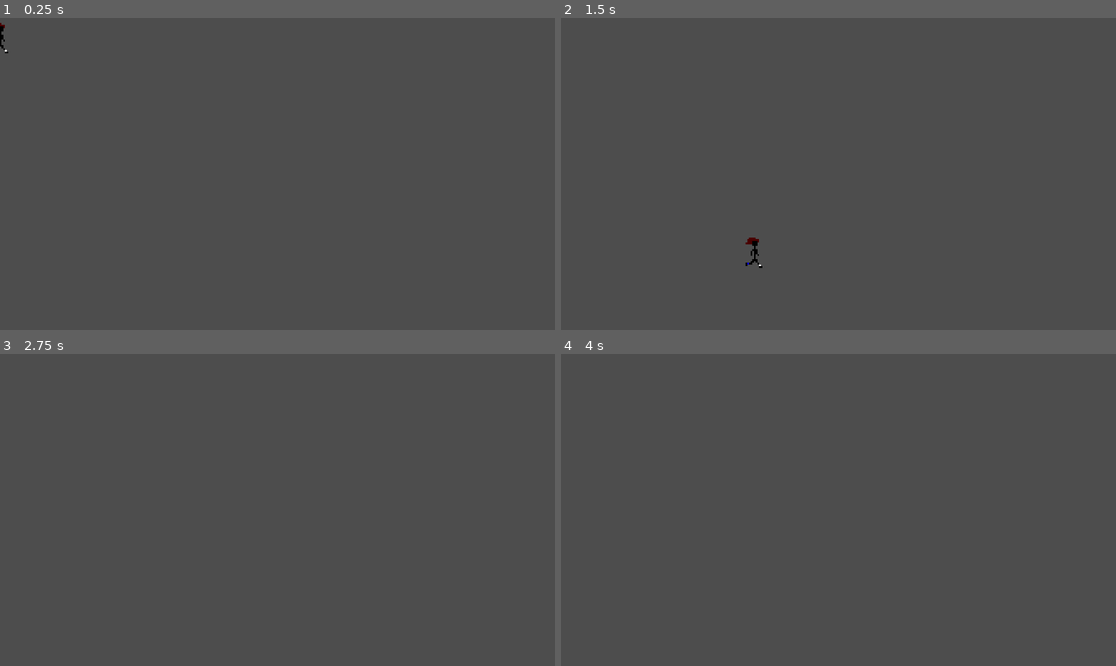
Above: before the commit, frames 1-4 (two rows, left to right).
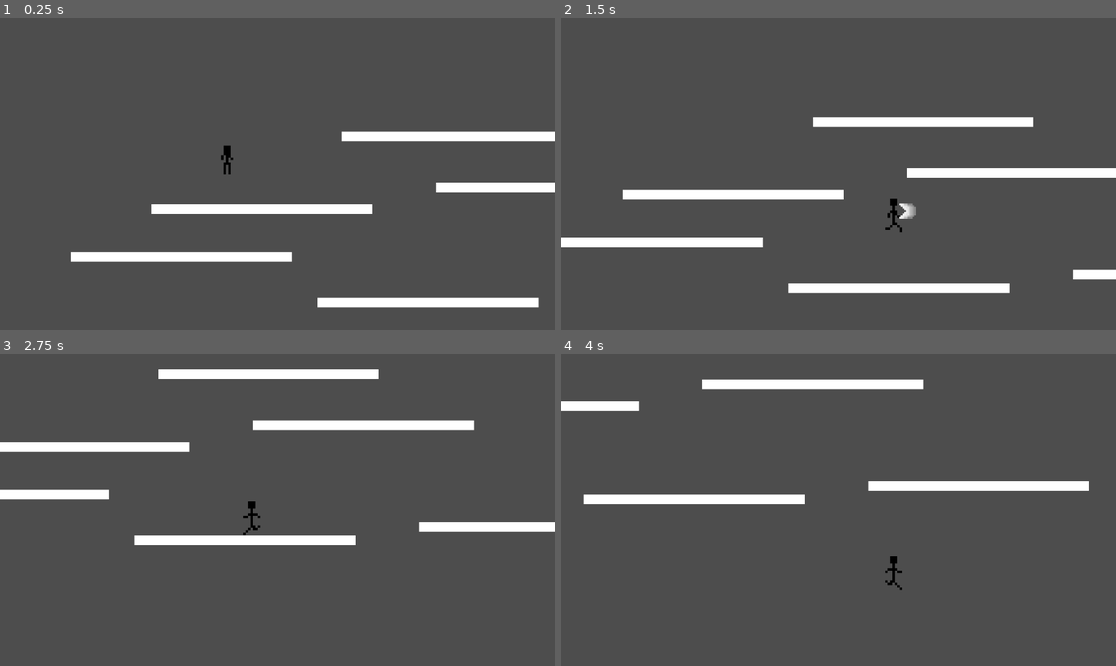
Above: after the commit, the same moments.

Repository: Elijahlenhard/PlaceholderPlatformer
Game: Godot game, scene res://world.tscn
The game is run twice, just before and just after one commit, with the same random seed, the same clock (stepped at 60 frames per second) and the same inputs. Before the commit the project starts from res://character_body_2d.tscn.
Inputs:
- Up to frame 1 (0.25 s): no input
- Up to frame 2 (1.5 s): hold Right (move_right) from 0.53 s (still down); tap C (dash) at 0.6 s; tap Z (jump) at 0.77 s; tap X (attack, bound only after the commit) at 0.8, 1.35 s
- Up to frame 3 (2.75 s): tap Z (jump) at 1.52 s; tap C (dash) at 1.55, 2.1 s; release Right (move_right) at 2.03 s; hold Left (move_left) from 2.03 s (still down); tap X (attack, bound only after the commit) at 2.3 s
- Up to frame 4 (4 s): release Left (move_left) at 2.78 s; hold Right (move_right) from 2.78 s (still down); tap X (attack, bound only after the commit) at 2.85, 3.8 s; tap Z (jump) at 3.02, 3.77 s; tap C (dash) at 3.05, 3.6 s

The runs differ from the first frame. In frame 1, 5.9% of the frame differs, in the area x 0-100%, y 1-93%; in frame 2, 6.6%, in the area x 0-100%, y 31-89%; in frame 3, 6.4%; in frame 4, 4.4%.

Commit message:
Added animations for running, idle and a basic attack animation

Diff:
--- /dev/null
+++ b/Attack.gd
@@ -0,0 +1,23 @@
+extends Node2D
+
+var flipped
+# Called when the node enters the scene tree for the first time.
+func _ready():
+	pass
+
+
+# Called every frame. 'delta' is the elapsed time since the previous frame.
+func _process(delta):
+	$AnimatedSprite2D.play()
+
+
+	await($AnimatedSprite2D.animation_finished)
+	queue_free()
+
+func init(position_root, flip):
+	$AnimatedSprite2D.flip_h = flip
+
+	if(!flip):
+		position.x +=30
+	else:
+		position.x -=30
--- /dev/null
+++ b/Attack.tscn
@@ -0,0 +1,52 @@
+[gd_scene load_steps=8 format=3 uid="uid://dt0okr53j0s3"]
+
+[ext_resource type="Script" path="res://Attack.gd" id="1_x7k5r"]
+[ext_resource type="Texture2D" uid="uid://rfpf6yt3k2aj" path="res://Sprites/Attacks/sprite_0.png" id="2_p8ghp"]
+[ext_resource type="Texture2D" uid="uid://ddbyadb4r7wdm" path="res://Sprites/Attacks/sprite_1.png" id="3_hk0jg"]
+[ext_resource type="Texture2D" uid="uid://bnfh4w2p10lfr" path="res://Sprites/Attacks/sprite_2.png" id="4_n65fn"]
+[ext_resource type="Texture2D" uid="uid://8t5iit8777ec" path="res://Sprites/Attacks/sprite_3.png" id="5_arm7p"]
+
+[sub_resource type="SpriteFrames" id="SpriteFrames_2ohwc"]
+animations = [{
+"frames": [{
+"duration": 1.0,
+"texture": ExtResource("2_p8ghp")
+}, {
+"duration": 1.0,
+"texture": ExtResource("3_hk0jg")
+}, {
+"duration": 1.0,
+"texture": ExtResource("4_n65fn")
+}, {
+"duration": 1.0,
+"texture": ExtResource("5_arm7p")
+}],
+"loop": false,
+"name": &"default",
+"speed": 24.0
+}]
+
+[sub_resource type="GDScript" id="GDScript_ks0v7"]
+script/source = "extends AnimatedSprite2D
+
+
+# Called when the node enters the scene tree for the first time.
+func _ready():
+	pass # Replace with function body.
+
+
+# Called every frame. 'delta' is the elapsed time since the previous frame.
+func _process(delta):
+	pass
+"
+
+[node name="Node2D" type="Node2D"]
+script = ExtResource("1_x7k5r")
+
+[node name="AnimatedSprite2D" type="AnimatedSprite2D" parent="."]
+texture_filter = 1
+position = Vector2(4.54747e-13, 5)
+rotation = -6.28319
+scale = Vector2(3.5, 3.5)
+sprite_frames = SubResource("SpriteFrames_2ohwc")
+script = SubResource("GDScript_ks0v7")
--- a/Scripts/Player/playerMove.gd
+++ b/Scripts/Player/playerMove.gd
@@ -73,18 +73,26 @@
 
 	if velocity.length() > 0:
 		$AnimatedSprite2D.play()
-	else:
-		$AnimatedSprite2D.stop()
 
 	move_and_slide()
 
+
+	#TODO WIP for animation calls going to cause problems later
 	if velocity.x != 0:
 		$AnimatedSprite2D.animation = "walk"
-		$AnimatedSprite2D.flip_v = false
-		# See the note below about boolean assignment.
-		$AnimatedSprite2D.flip_h = velocity.x < 0
+	if velocity.x == 0:
+		$AnimatedSprite2D.animation = "idle"
 
-	print_debug(velocity)
+	$AnimatedSprite2D.flip_h = dash_direction.x < 0
+
+	if Input.is_action_just_pressed("attack"):
+		var attack = load("res://Attack.tscn")
+		var attack_instance = attack.instantiate()
+		attack_instance.set_name("attack")
+		add_child(attack_instance)
+		attack_instance.init(position, $AnimatedSprite2D.flip_h)
+
+	#print_debug(velocity)
 
 func apply_gravity(delta):
 	var linear = 1200
@@ -100,20 +108,20 @@
 		time_jumping += delta
 
 func run_right(delta):
-	var acceleration = 1.1
+	var multiplier = 1.1
 	var linear = 20
 	if(velocity.x<0||velocity.x>(top_speed+25)):
 		decelerate(delta, 2)
 	elif(velocity.x<top_speed):
-		velocity.x = velocity.x*acceleration + linear
+		velocity.x = velocity.x*multiplier + linear
 
 func run_left(delta):
-	var acceleration = 1.1
+	var multiplier = 1.1
 	var linear = -20
 	if(velocity.x>0 ||velocity.x<-(top_speed+25)):
 		decelerate(delta, 2)
 	elif(velocity.x>-top_speed):
-		velocity.x = velocity.x*acceleration + linear
+		velocity.x = velocity.x*multiplier + linear
 
 func decelerate(delta, rate):
 	if(is_dashing):
--- a/character_body_2d.tscn
+++ b/character_body_2d.tscn
@@ -1,31 +1,89 @@
-[gd_scene load_steps=5 format=3 uid="uid://cyb4hippeoqe8"]
+[gd_scene load_steps=18 format=3 uid="uid://cyb4hippeoqe8"]
 
 [ext_resource type="Script" path="res://Scripts/Player/playerMove.gd" id="1_spfjk"]
-[ext_resource type="Texture2D" uid="uid://dlgpm1uservkk" path="res://Sprites/Player/character_sprite.png" id="2_rbtkd"]
+[ext_resource type="Texture2D" uid="uid://dbdb0r0olncvw" path="res://Sprites/Player/Idle/Idle-1.png" id="2_3vc47"]
+[ext_resource type="Texture2D" uid="uid://cld1jaqgw6gls" path="res://Sprites/Player/Running/Running0.png" id="2_4t3nb"]
+[ext_resource type="Texture2D" uid="uid://vp2i5uipq7nl" path="res://Sprites/Player/Idle/Idle-2.png" id="3_dr2n3"]
+[ext_resource type="Texture2D" uid="uid://gaqhjqkv3wwo" path="res://Sprites/Player/Running/Running1.png" id="3_mrids"]
+[ext_resource type="Texture2D" uid="uid://cfdbb7uh8n33n" path="res://Sprites/Player/Running/Running2.png" id="4_42q4c"]
+[ext_resource type="Texture2D" uid="uid://dtp0x2btswrtt" path="res://Sprites/Player/Idle/Idle-3.png" id="4_qyv1b"]
+[ext_resource type="Texture2D" uid="uid://lqrx2lq5bnsw" path="res://Sprites/Player/Idle/Idle-4.png" id="5_ue74k"]
+[ext_resource type="Texture2D" uid="uid://8ucy2hsibb0i" path="res://Sprites/Player/Running/Running3.png" id="5_yl00w"]
+[ext_resource type="Texture2D" uid="uid://csbwikj1adla2" path="res://Sprites/Player/Idle/Idle-5.png" id="6_ku5ll"]
+[ext_resource type="Texture2D" uid="uid://b526ilvtn5c0b" path="res://Sprites/Player/Running/Running4.png" id="6_rrfvc"]
+[ext_resource type="Texture2D" uid="uid://dqkcpoao3d07a" path="res://Sprites/Player/Running/Running5.png" id="7_m11sf"]
+[ext_resource type="Texture2D" uid="uid://b61kspguyxvi3" path="res://Sprites/Player/Idle/Idle-6.png" id="7_njd6s"]
+[ext_resource type="Texture2D" uid="uid://uvgmosgciwqo" path="res://Sprites/Player/Idle/Idle-7.png" id="8_a51y2"]
+[ext_resource type="Texture2D" uid="uid://e4j4gdn300n5" path="res://Sprites/Player/Idle/Idle-8.png" id="9_hem88"]
 
 [sub_resource type="SpriteFrames" id="SpriteFrames_ysnm3"]
 animations = [{
 "frames": [{
 "duration": 1.0,
-"texture": ExtResource("2_rbtkd")
+"texture": ExtResource("2_3vc47")
+}, {
+"duration": 1.0,
+"texture": ExtResource("3_dr2n3")
+}, {
+"duration": 1.0,
+"texture": ExtResource("4_qyv1b")
+}, {
+"duration": 1.0,
+"texture": ExtResource("5_ue74k")
+}, {
+"duration": 1.0,
+"texture": ExtResource("6_ku5ll")
+}, {
+"duration": 1.0,
+"texture": ExtResource("7_njd6s")
+}, {
+"duration": 1.0,
+"texture": ExtResource("8_a51y2")
+}, {
+"duration": 1.0,
+"texture": ExtResource("9_hem88")
+}],
+"loop": true,
+"name": &"idle",
+"speed": 10.0
+}, {
+"frames": [{
+"duration": 1.0,
+"texture": ExtResource("2_4t3nb")
+}, {
+"duration": 1.0,
+"texture": ExtResource("3_mrids")
+}, {
+"duration": 1.0,
+"texture": ExtResource("4_42q4c")
+}, {
+"duration": 1.0,
+"texture": ExtResource("5_yl00w")
+}, {
+"duration": 1.0,
+"texture": ExtResource("6_rrfvc")
+}, {
+"duration": 1.0,
+"texture": ExtResource("7_m11sf")
 }],
 "loop": true,
 "name": &"walk",
-"speed": 5.0
+"speed": 12.0
 }]
 
 [sub_resource type="RectangleShape2D" id="RectangleShape2D_5bsr8"]
-size = Vector2(36, 63)
+size = Vector2(36, 66)
 
 [node name="CharacterBody2D" type="CharacterBody2D"]
 script = ExtResource("1_spfjk")
 
 [node name="AnimatedSprite2D" type="AnimatedSprite2D" parent="."]
 texture_filter = 1
-scale = Vector2(3.5, 3.5)
+position = Vector2(2.5, 3.5)
+scale = Vector2(5, 5)
 sprite_frames = SubResource("SpriteFrames_ysnm3")
-animation = &"walk"
+animation = &"idle"
 
 [node name="CollisionShape2D" type="CollisionShape2D" parent="."]
-position = Vector2(0, 3.5)
+position = Vector2(0, 11)
 shape = SubResource("RectangleShape2D_5bsr8")
--- a/project.godot
+++ b/project.godot
@@ -11,7 +11,7 @@
 [application]
 
 config/name="PlaceHolderPlatformer"
-run/main_scene="res://character_body_2d.tscn"
+run/main_scene="res://world.tscn"
 config/features=PackedStringArray("4.1", "Forward Plus")
 config/icon="res://icon.svg"
 
@@ -47,3 +47,8 @@
 "events": [Object(InputEventKey,"resource_local_to_scene":false,"resource_name":"","device":-1,"window_id":0,"alt_pressed":false,"shift_pressed":false,"ctrl_pressed":false,"meta_pressed":false,"pressed":false,"keycode":0,"physical_keycode":67,"key_label":0,"unicode":99,"echo":false,"script":null)
 ]
 }
+attack={
+"deadzone": 0.5,
+"events": [Object(InputEventKey,"resource_local_to_scene":false,"resource_name":"","device":-1,"window_id":0,"alt_pressed":false,"shift_pressed":false,"ctrl_pressed":false,"meta_pressed":false,"pressed":false,"keycode":0,"physical_keycode":88,"key_label":0,"unicode":120,"echo":false,"script":null)
+]
+}
--- a/world.tscn
+++ b/world.tscn
@@ -16,7 +16,7 @@
 position = Vector2(232, 116)
 
 [node name="Platform" type="StaticBody2D" parent="."]
-position = Vector2(339, 184)
+position = Vector2(1009, 435)
 
 [node name="MeshInstance2D" type="MeshInstance2D" parent="Platform"]
 position = Vector2(230, 0)
@@ -52,7 +52,7 @@
 shape = SubResource("RectangleShape2D_wvah6")
 
 [node name="Platform4" type="StaticBody2D" parent="."]
-position = Vector2(634, 268)
+position = Vector2(664, 225)
 
 [node name="MeshInstance2D" type="MeshInstance2D" parent="Platform4"]
 position = Vector2(230.5, -0.999969)
@@ -64,7 +64,7 @@
 shape = SubResource("RectangleShape2D_wvah6")
 
 [node name="Platform5" type="StaticBody2D" parent="."]
-position = Vector2(590, 353)
+position = Vector2(-792, 374)
 
 [node name="MeshInstance2D" type="MeshInstance2D" parent="Platform5"]
 position = Vector2(230.5, -2)
@@ -76,7 +76,7 @@
 shape = SubResource("RectangleShape2D_wvah6")
 
 [node name="Platform6" type="StaticBody2D" parent="."]
-position = Vector2(155, 457)
+position = Vector2(416, 467)
 
 [node name="MeshInstance2D" type="MeshInstance2D" parent="Platform6"]
 position = Vector2(232.5, -3.99997)
@@ -109,6 +109,6 @@
 bus = &"Music"
 
 [node name="Camera2D" type="Camera2D" parent="." node_paths=PackedStringArray("target")]
-position = Vector2(210, 17)
+position = Vector2(429, 253)
 script = ExtResource("3_52qx8")
 target = NodePath("../Player")
Binary file added: Sprites/Attacks/sprite_0.png
Not shown, added: Sprites/Attacks/sprite_0.png.import
Binary file added: Sprites/Attacks/sprite_1.png
Not shown, added: Sprites/Attacks/sprite_1.png.import
Binary file added: Sprites/Attacks/sprite_2.png
Not shown, added: Sprites/Attacks/sprite_2.png.import
Binary file added: Sprites/Attacks/sprite_3.png
Not shown, added: Sprites/Attacks/sprite_3.png.import
Binary file added: Sprites/Player/Idle/Idle-1.png
Not shown, added: Sprites/Player/Idle/Idle-1.png.import
Binary file added: Sprites/Player/Idle/Idle-2.png
Not shown, added: Sprites/Player/Idle/Idle-2.png.import
(and 25 more such lines)
